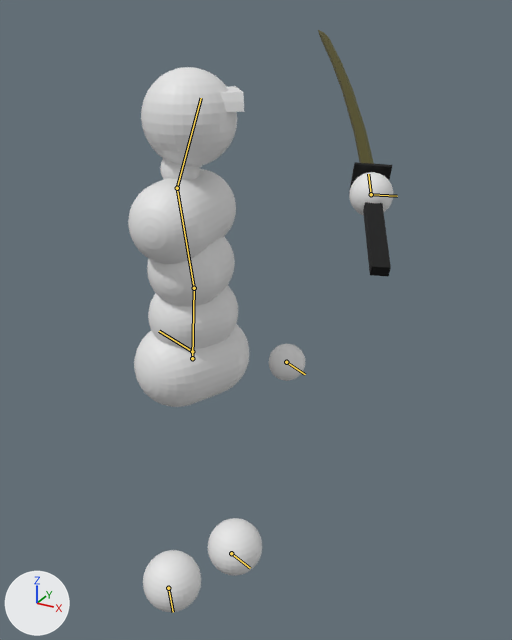
Two versions of the Blender file asset_raws/simple_combat_char.blend, one commit apart.
One viewpoint serves both versions: a camera (50 mm lens) standing at (4.11, -4.59, 1.87) and looking at (3.05, -2.67, 0.91). Every picture has the same lights, and +X, +Y and +Z are marked at lower left. The first picture is the older version. Both versions are drawn at frame 15 of the action 'Attack_side_zoom'; the numbers are the values there. The bones that change, and the others that lie on the model, are drawn over the model as lines.

Names of what the first picture shows: 'Body', 'Sword'.
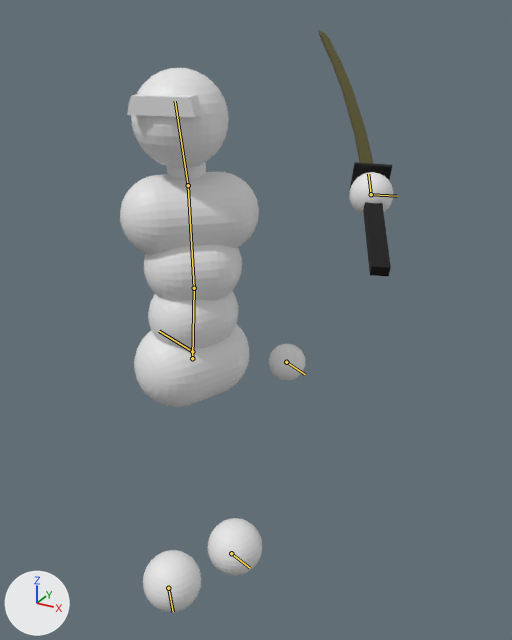
Commit message: fixes focusing/looking for enemy attack "st_attack_4"

What differs and where, as boxes [x1, y1, x2, y2] in the pictures (512 x 640 px):
'Body', posed: before [128, 67, 393, 612]; after [120, 68, 393, 612]
bone 'Upper back', root to tip: before (194, 288) to (177, 188); after (194, 288) to (188, 185)
bone 'Head', root to tip: before (177, 188) to (201, 98); after (188, 185) to (175, 101)

Patch to the scene script:
```diff
--- a/asset_raws/simple_combat_char.blend.py
+++ b/asset_raws/simple_combat_char.blend.py
@@ bone_upper_back @@
 bone_upper_back = bpy.data.objects['Armature'].pose.bones['Upper back']  # child of 'Lower back'
-bone_upper_back.rotation_quaternion = (0.966, 0.0, 0.256, -0.037)  # degrees (-1, 30, -5)
+bone_upper_back.rotation_quaternion = (0.978, 0.0, -0.206, 0.029)  # degrees (-1, -24, 4)
@@ bone_head @@
 bone_head = bpy.data.objects['Armature'].pose.bones['Head']  # child of 'Upper back'
-bone_head.rotation_quaternion = (0.966, 0.0, 0.247, 0.077)  # degrees (2, 29, 10)
+bone_head.rotation_quaternion = (0.967, 0.0, -0.242, -0.075)  # degrees (2, -28, -10)
```
